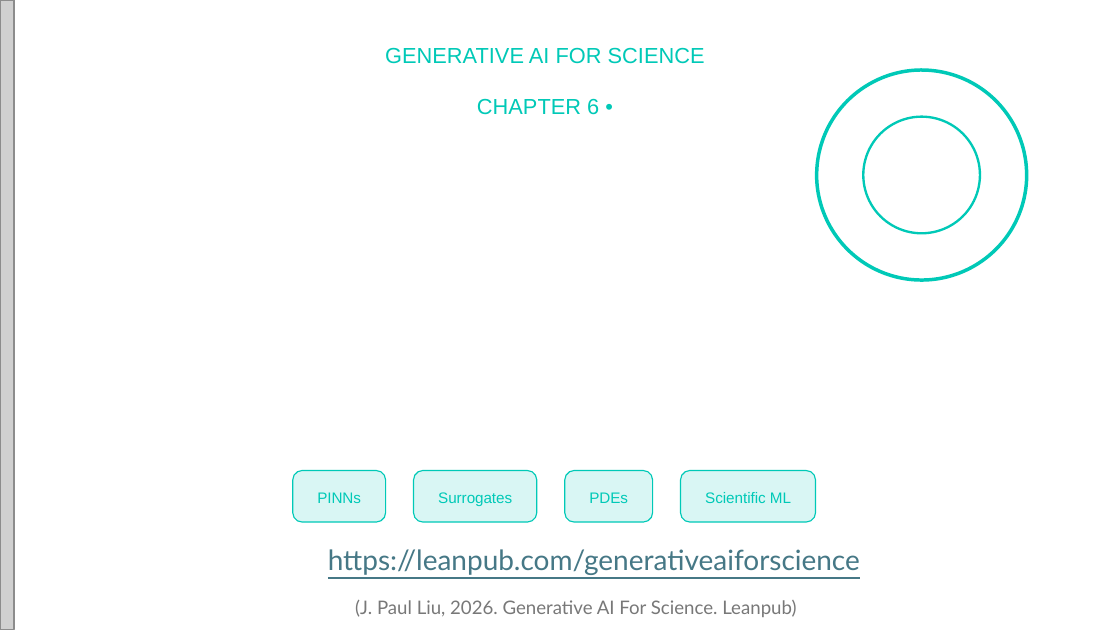
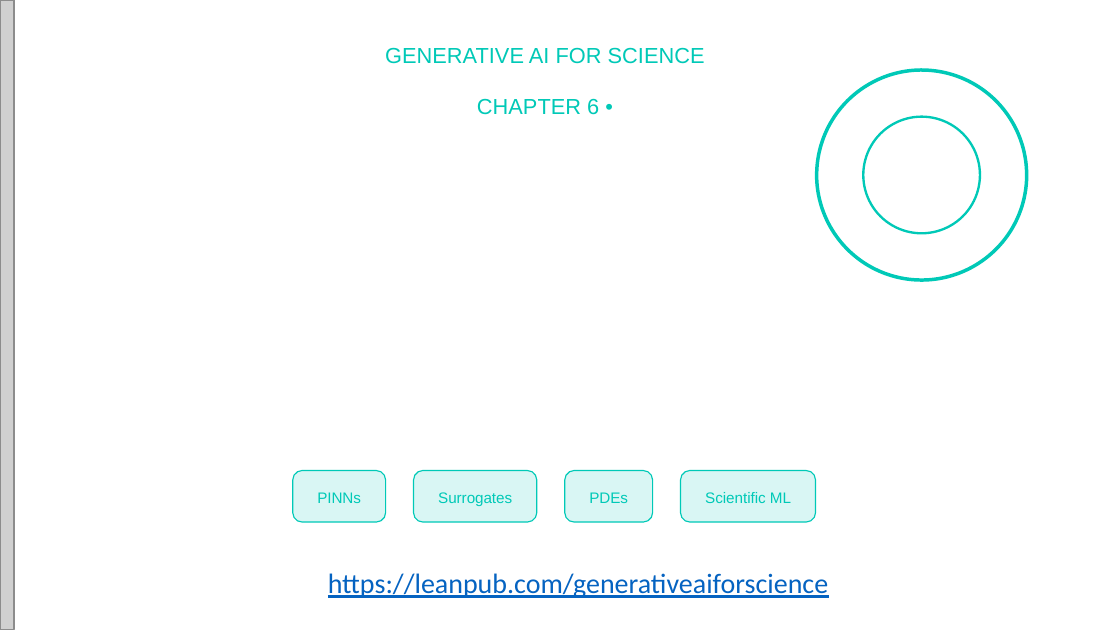
Before and after one commit to jpliu168/Generative_AI_For_Science, a slide deck: slide 1 of PPTX/Chapter_6_PINNs.pptx. Drawn at 1120x630 pixels with LibreOffice and Linux fonts; fonts in the diff are those of the drawing; grey boxes stand for pictures; background and template pictures are left out. Boxes give left, top, right and bottom in pixels: in the first picture for what was removed or moved away, otherwise in the second. Text is boxed around its words. In the diff, an @@ line names an element or a change of style, - is before the commit and + after.

```diff
--- a/PPTX/Chapter_6_PINNs.pptx
+++ b/PPTX/Chapter_6_PINNs.pptx
@@ text "https://leanpub.com/generativeaiforscience": place and size @@
-text "https://leanpub.com/generativeaiforscience" at [328,549,860,575]
+text "https://leanpub.com/generativeaiforscience" at [328,573,828,598]
@@ text "https://leanpub.com/generativeaiforscience" at [328,573,828,598]: font Lato to Calibri, text colour #467886 to #0563C1 @@
@@ text removed at [355,600,796,617] @@
-(J. Paul Liu, 2026. Generative AI For Science. Leanpub)
```
Also in this commit, not shown: 14 other slides changed, 1 other file.
